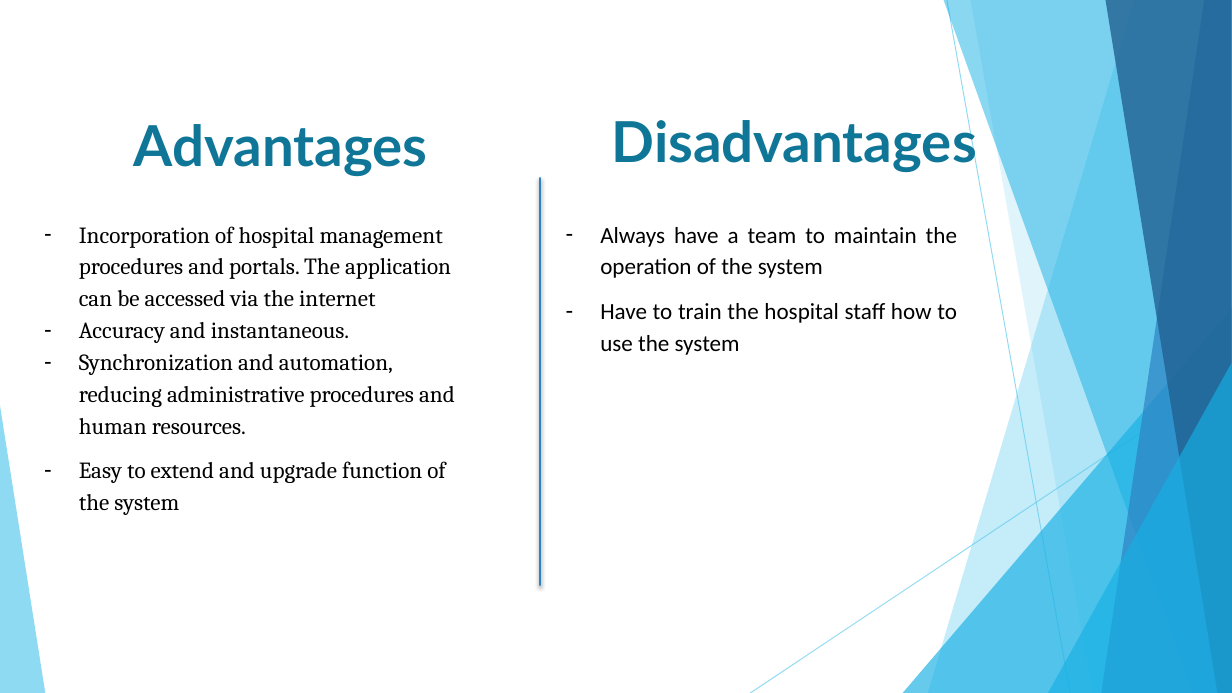
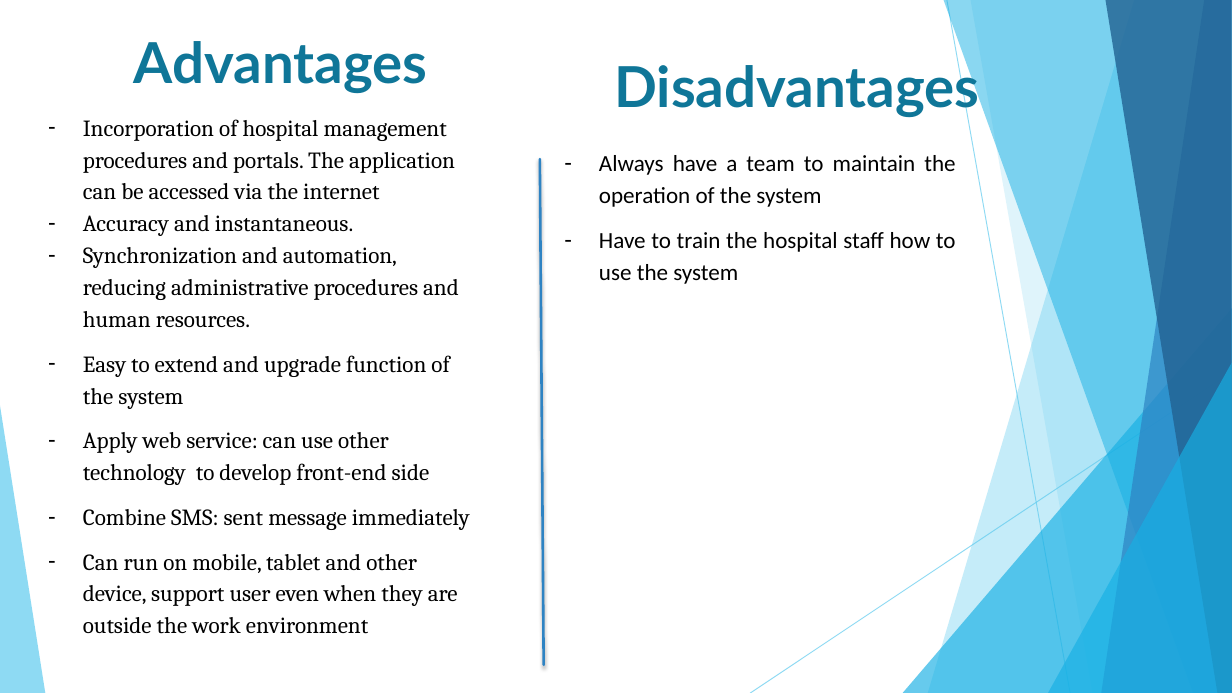
Before and after one commit to linhmimoza/Hospital_PortalExtra, a slide deck: slide 24 of Hospital.pptx. Drawn at 1232x693 pixels with LibreOffice and Linux fonts; fonts in the diff are those of the drawing. Boxes give left, top, right and bottom in pixels: in the first picture for what was removed or moved away, otherwise in the second. Text is boxed around its words. In the diff, an @@ line names an element or a change of style, - is before the commit and + after.

```diff
--- a/Hospital.pptx
+++ b/Hospital.pptx
@@ text "Advantages": place and size @@
-text "Advantages" at <box>134,124,428,176</box>
+text "Advantages" at <box>134,41,428,93</box>
@@ text "Disadvantages": place and size @@
-text "Disadvantages" at <box>612,112,977,172</box>
+text "Disadvantages" at <box>614,57,979,117</box>
@@ text "Incorporation of hospital management procedures ...": place and size @@
-text "Incorporation of hospital management procedures ..." at <box>79,226,455,515</box>
+text "Incorporation of hospital management procedures ..." at <box>83,119,470,634</box>
@@ text "Always have a team to ...": place and size @@
-text "Always have a team to ..." at <box>600,227,957,355</box>
+text "Always have a team to ..." at <box>599,155,956,284</box>
@@ line moved from (540, 178) - (540, 585) to (540, 159) - (543, 665) @@
@@ text at <box>83,432,470,634</box>: paragraphs added @@
+– Apply web service: can use other technology to develop front-end side
+– Combine SMS: sent message immediately
+– Can run on mobile, tablet and other device, support user even when they are outside the work environment
```
Also in this commit, not shown: 3 other files.
